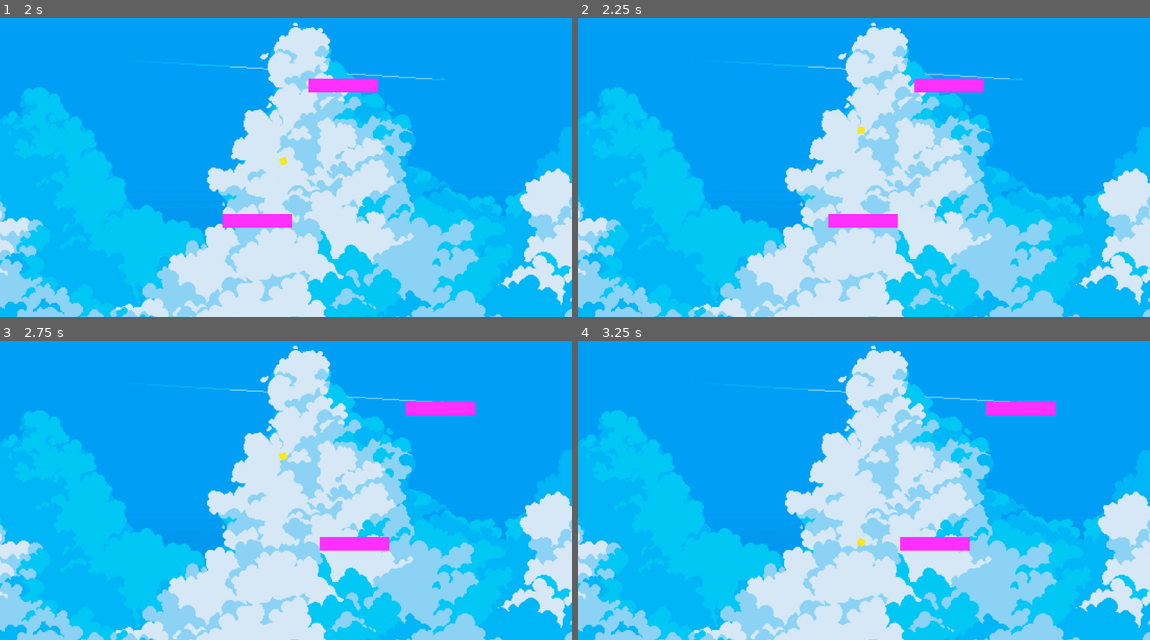
Above: before the commit, frames 1-4 (two rows, left to right).
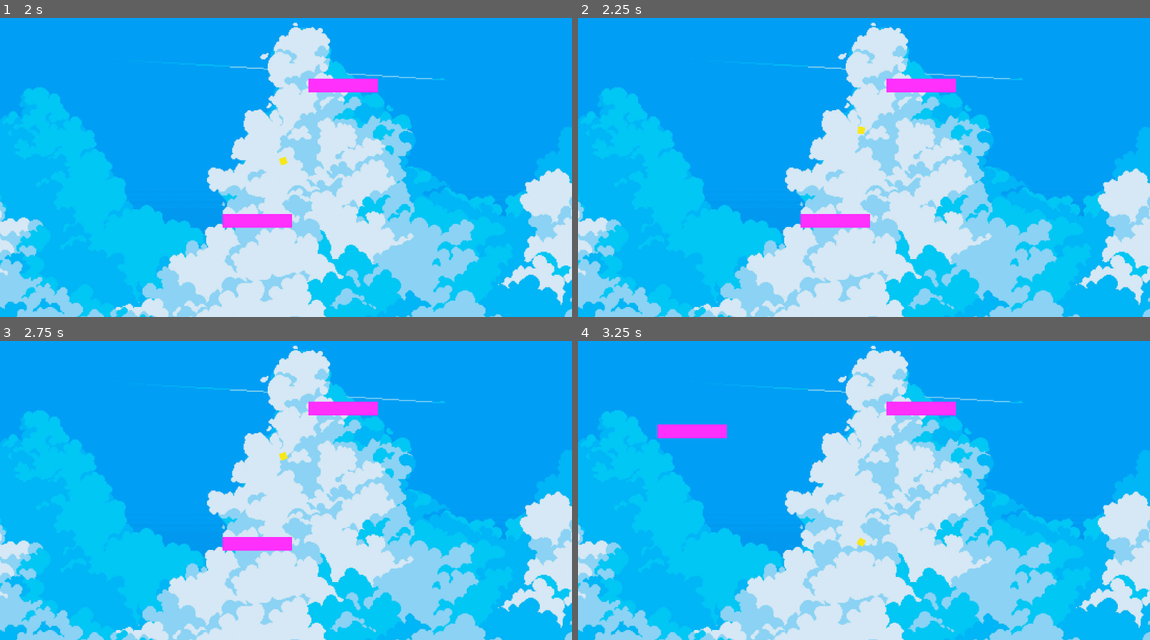
Above: after the commit, the same moments.

Repository: nimilgp/brackey-2025-aug
Game: Godot game, scene res://scenes/game.tscn
The game is run twice, just before and just after one commit, with the same random seed, the same clock (stepped at 60 frames per second) and the same inputs.
Inputs (mouse positions are in pixels of both pictures, inside the frame that each line leads up to):
- Up to frame 1 (2 s): tap Enter at 0.5 s; drag from (286, 206) to (343, 86) at 0.52 s; tap Space at 1.25 s; drag from (286, 155) to (257, 221) at 1.27 s
- Up to frame 2 (2.25 s): tap Enter at 2 s; move the mouse to (921, 86) at 2.02 s; hold Right (ui_right) from 2.03 s (still down)
- Up to frame 3 (2.75 s): keep holding Right (ui_right)
- Up to frame 4 (3.25 s): release Right (ui_right) at 2.75 s; drag from (835, 544) to (692, 430) at 2.77 s

Frame 1 is identical in both runs. In frame 2, 0.9% of the frame differs, in the area x 38-71%, y 20-71%; in frame 3, 2.3%, in the area x 38-84%, y 20-71%; in frame 4, 2.3%.

Commit message:
removed kbd paddle motion

Diff:
--- a/scripts/paddle.gd
+++ b/scripts/paddle.gd
@@ -32,14 +32,14 @@
 	if is_dragging:
 		global_position = get_global_mouse_position()
 	# linear movement
-	if Input.is_action_pressed("ui_left"):
-		position.x -= PADDLE_SPEED * delta
-	elif Input.is_action_pressed("ui_right"):
-		position.x += PADDLE_SPEED * delta
-	elif Input.is_action_pressed("ui_up"):
-		position.y -= PADDLE_SPEED * delta
-	elif Input.is_action_pressed("ui_down"):
-		position.y += PADDLE_SPEED * delta
+	#if Input.is_action_pressed("ui_left"):
+		#position.x -= PADDLE_SPEED * delta
+	#elif Input.is_action_pressed("ui_right"):
+		#position.x += PADDLE_SPEED * delta
+	#elif Input.is_action_pressed("ui_up"):
+		#position.y -= PADDLE_SPEED * delta
+	#elif Input.is_action_pressed("ui_down"):
+		#position.y += PADDLE_SPEED * delta
 
 	# rotation
 	if Input.is_key_pressed(KEY_A):
